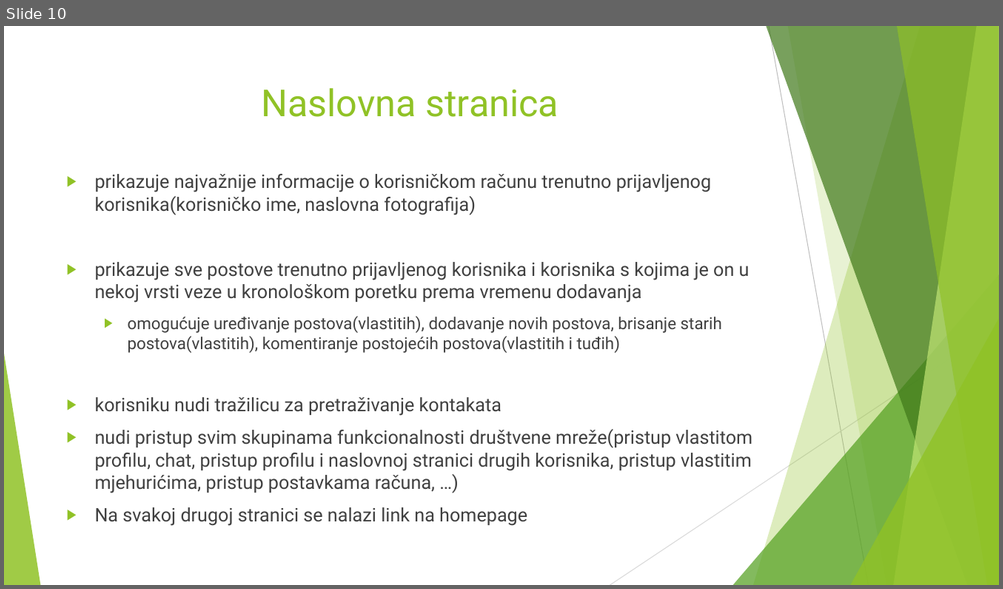
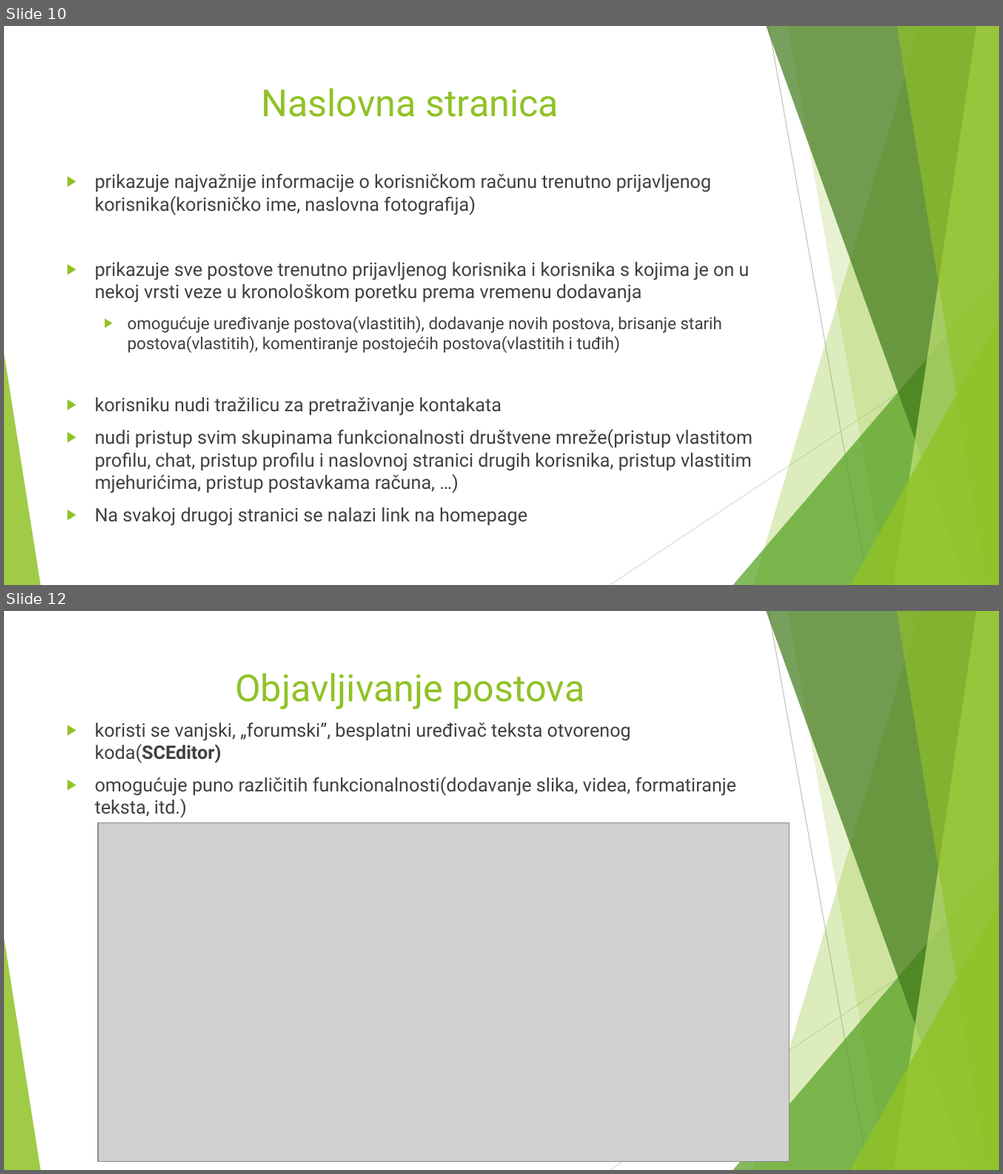
Before and after one commit to kof3r/drustvena_mreza, a slide deck: resursi/management/Bubbles.pptx. Shown one above the other, each under a label of ours: slide 10 before the commit, slides 10 and 12 after it; the slides between them are not shown. The pictures are 1003x589 and 1003x1174 pixels, drawn with LibreOffice and Linux fonts; fonts in the diff are those of the drawing; grey boxes stand for pictures. Boxes give left, top, right and bottom in pixels: in the first picture for what was removed or moved away, otherwise in the second. Text is boxed around its words. In the diff, an @@ line names an element or a change of style, - is before the commit and + after.

```diff
--- a/resursi/management/Bubbles.pptx
+++ b/resursi/management/Bubbles.pptx
@@ slide 12 added at [4, 611, 999, 1170], background #FFFFFF; not listed: 10 template elements that a slide beside it also shows @@
@@ title added at [235, 673, 585, 709], 36 pt, text #90C226 @@
+Objavljivanje postova
@@ text added at [95, 723, 737, 818], 18 pt, text #404040 @@
+▶ koristi se vanjski, „forumski”, besplatni uređivač teksta otvorenog koda(SCEditor)
+▶ omogućuje puno različitih funkcionalnosti(dodavanje slika, videa, formatiranje teksta, itd.)
@@ picture added at [98, 823, 789, 1162] @@
```
Also in this commit, not shown: 4 slides changed, 9 other slides added, 1 slide removed, 26 other files.
